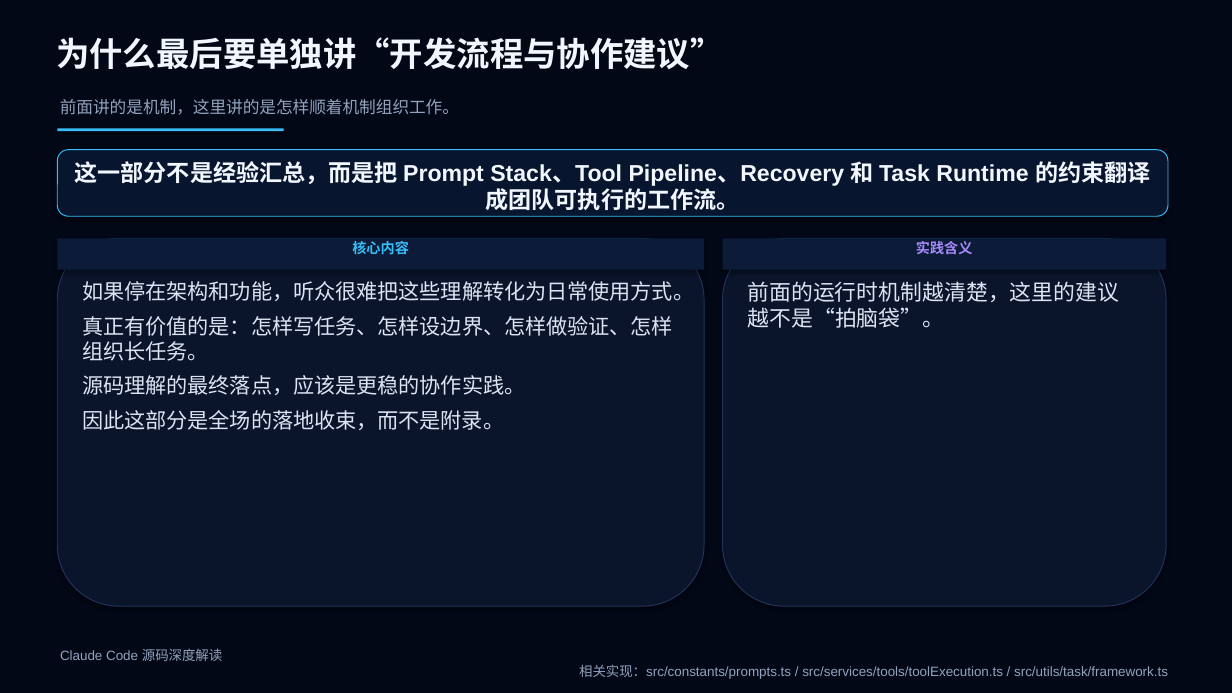
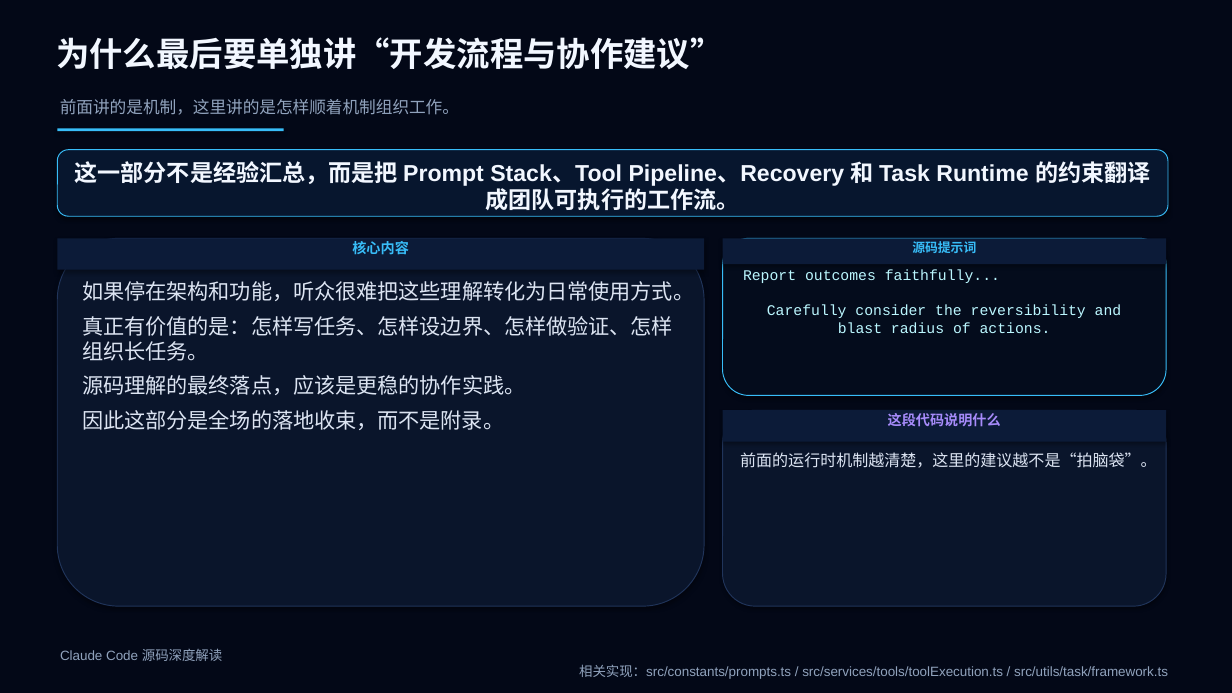
Before and after one commit to boboliu-1010/ccode, a slide deck: slide 42 of docs/zh/10-Claude Code 源码深度解读.pptx. Drawn at 1232x693 pixels with LibreOffice and Linux fonts; fonts in the diff are those of the drawing. Boxes give left, top, right and bottom in pixels: in the first picture for what was removed or moved away, otherwise in the second. Text is boxed around its words. In the diff, an @@ line names an element or a change of style, - is before the commit and + after.

```diff
--- a/docs/zh/10-Claude Code 源码深度解读.pptx
+++ b/docs/zh/10-Claude Code 源码深度解读.pptx
@@ rectangle "源码提示词": place and size @@
-rectangle "源码提示词" at bbox=[723, 238, 1166, 270]
+rectangle "源码提示词" at bbox=[723, 238, 1166, 264]
@@ rounded rectangle added at bbox=[723, 238, 1166, 396], fill #040C1C, outline #38BDF8 0.75 pt, 11.5 pt, text #BBF7FF @@
+Report outcomes faithfully...
+Carefully consider the reversibility and blast radius of actions.
@@ text in rectangle at bbox=[912, 241, 976, 253]: text changed; size 11 to 10 pt; font Arial to Courier New; text colour #A78BFA to #38BDF8 @@
-实践含义
+源码提示词
@@ rounded rectangle: place and size @@
-rounded rectangle at bbox=[723, 238, 1166, 606]
+rounded rectangle at bbox=[723, 410, 1166, 606]
@@ rectangle added at bbox=[723, 410, 1166, 442], fill #0C1B38, 11 pt, text #A78BFA, bold @@
+这段代码说明什么
@@ text "前面的运行时机制越清楚，这里的建议越不是“拍脑袋”。": place and size @@
-text "前面的运行时机制越清楚，这里的建议越不是“拍脑袋”。" at bbox=[748, 281, 1120, 328]
+text "前面的运行时机制越清楚，这里的建议越不是“拍脑袋”。" at bbox=[740, 452, 1156, 468]
@@ text "前面的运行时机制越清楚，这里的建议越不是“拍脑袋”。" at bbox=[740, 452, 1156, 468]: size 17 to 12.5 pt @@
```
Also in this commit, not shown: 10 other slides changed, 1 other file.
